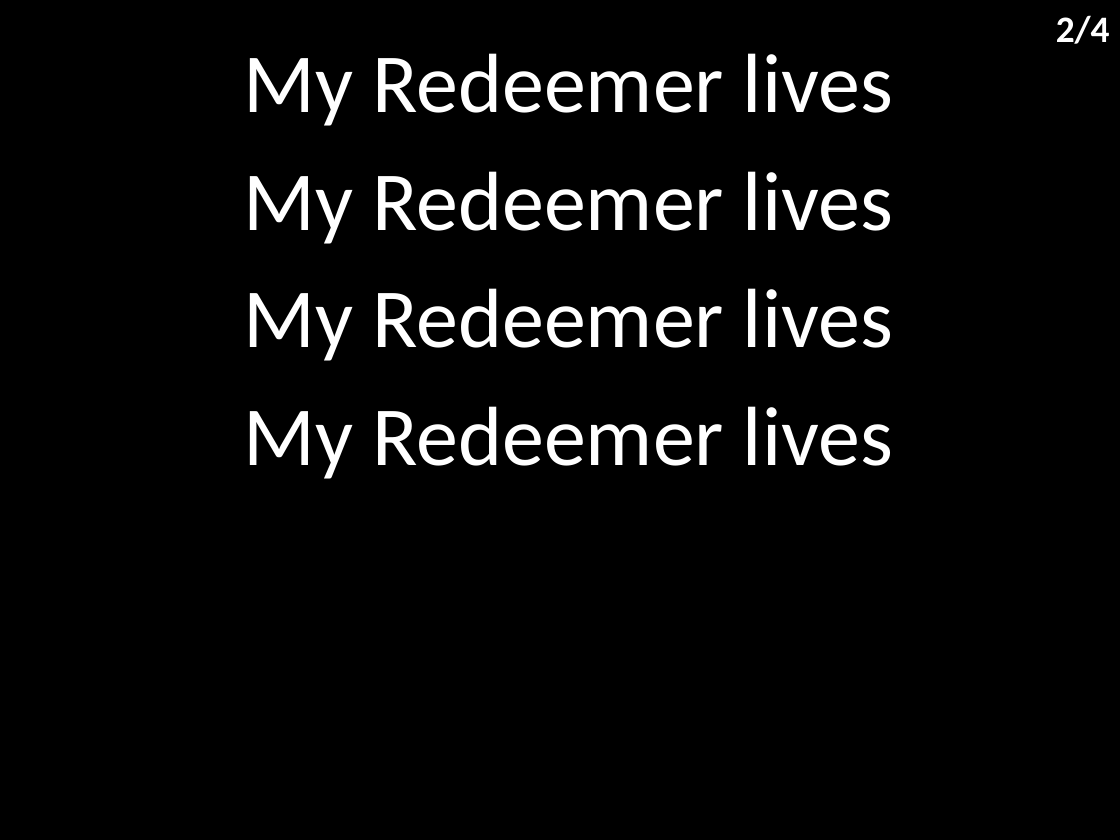
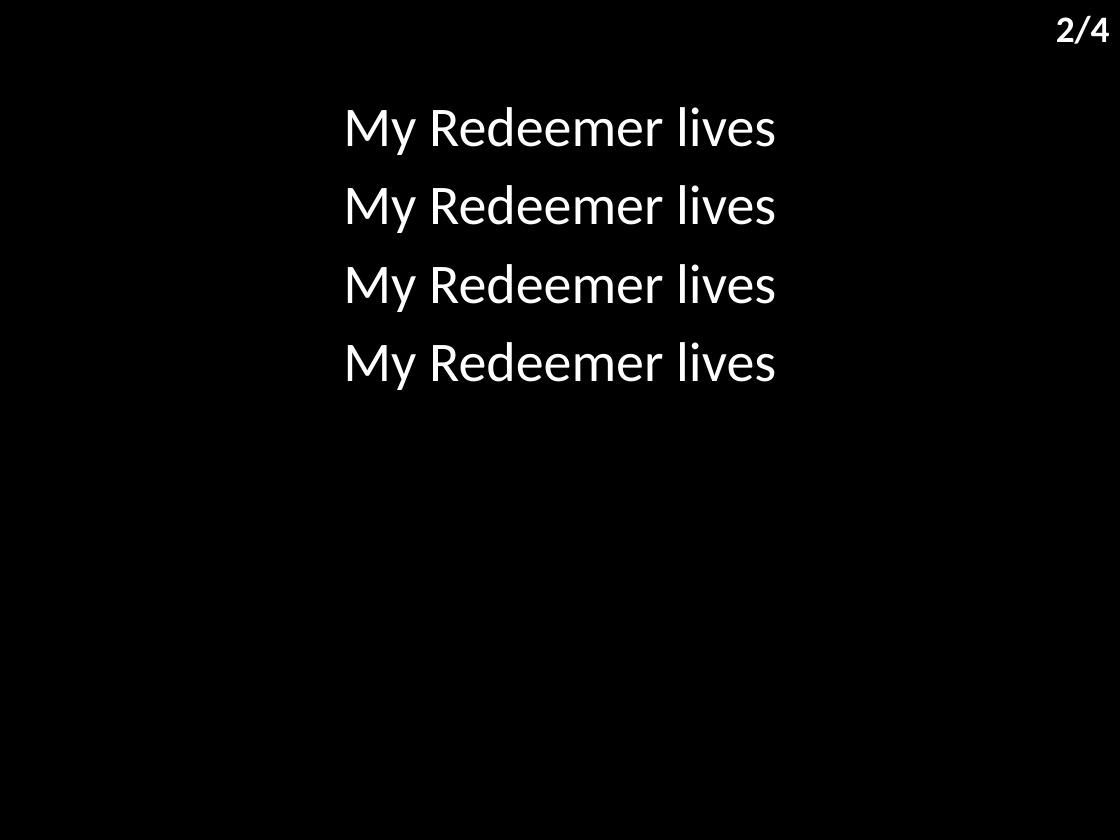
Before and after one commit to hoo-are-ya/worship, a slide deck: slide 3 of docs/songs/my redeemer lives.pptx. Drawn at 1120x840 pixels with LibreOffice and Linux fonts; fonts in the diff are those of the drawing. Boxes give left, top, right and bottom in pixels: in the first picture for what was removed or moved away, otherwise in the second. Text is boxed around its words. In the diff, an @@ line names an element or a change of style, - is before the commit and + after.

```diff
--- a/docs/songs/my redeemer lives.pptx
+++ b/docs/songs/my redeemer lives.pptx
@@ subtitle "My Redeemer lives": place and size @@
-subtitle "My Redeemer lives" at (244, 53, 893, 479)
+subtitle "My Redeemer lives" at (343, 107, 776, 390)
@@ subtitle "My Redeemer lives" at (343, 107, 776, 390): size 54 to 36 pt; less space between paragraphs @@
```
Also in this commit, not shown: 3 other slides changed, 5 other files.
